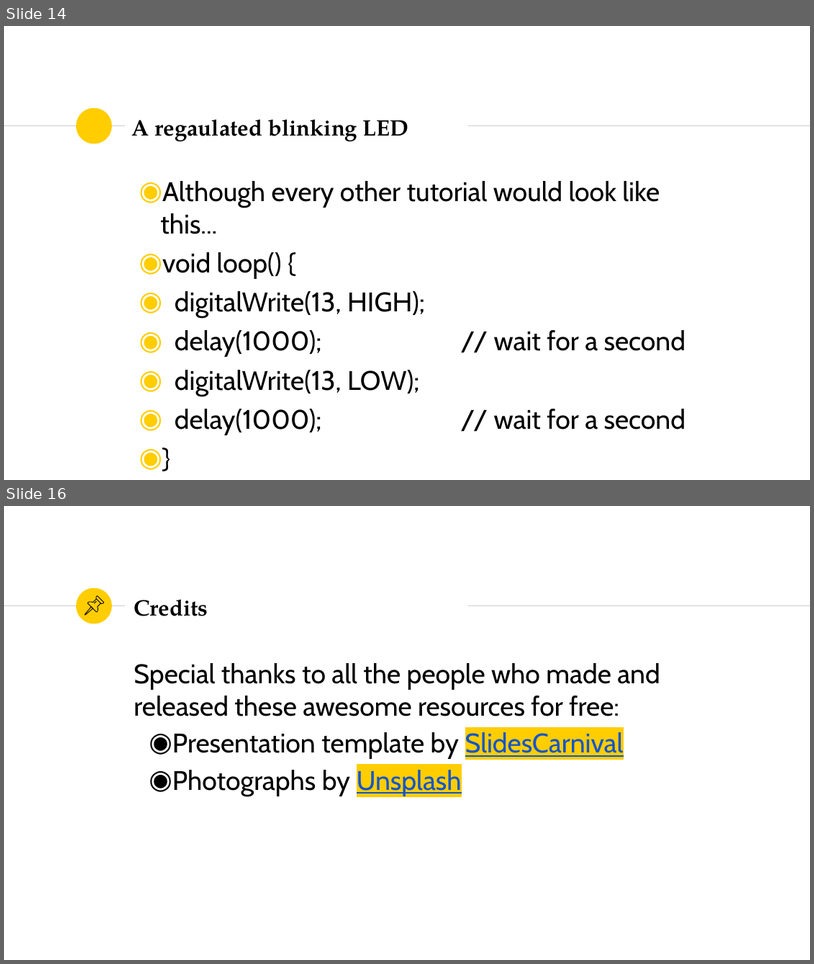
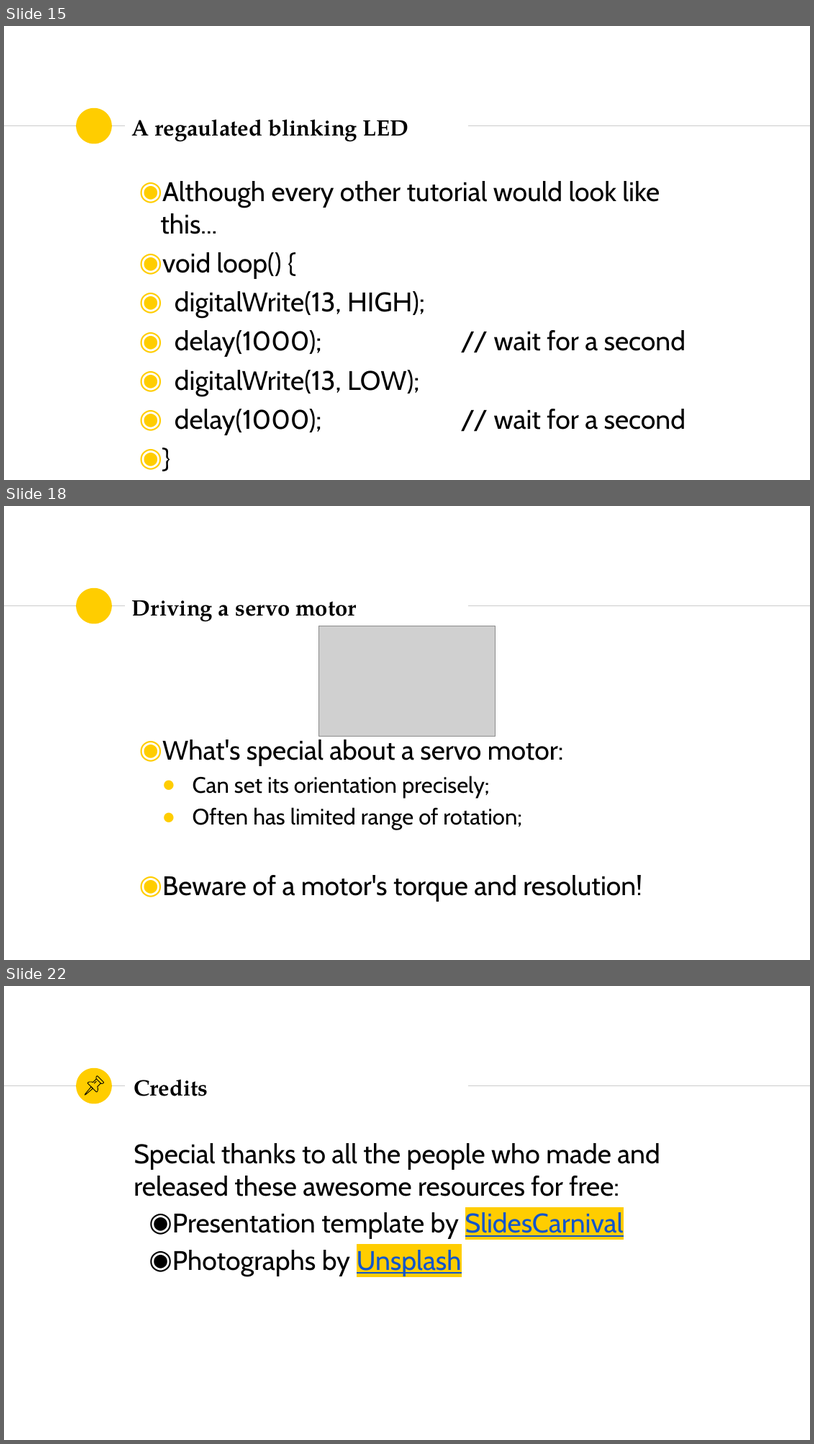
Before and after one commit to SSTIA/arduino-seminar, a slide deck: slides/ArduinoSeminar1.pptx. Shown one above the other, each under a label of ours: slides 14 and 16 before the commit, slides 15, 18 and 22 after it; the slides between them are not shown. The pictures are 814x964 and 814x1444 pixels, drawn with LibreOffice and Linux fonts; fonts in the diff are those of the drawing; grey boxes stand for pictures. Boxes give left, top, right and bottom in pixels: in the first picture for what was removed or moved away, otherwise in the second. Text is boxed around its words. In the diff, an @@ line names an element or a change of style, - is before the commit and + after.

```diff
--- a/slides/ArduinoSeminar1.pptx
+++ b/slides/ArduinoSeminar1.pptx
@@ slide 18 added at <box>4,506,810,960</box>, background #FFFFFF; not listed: 3 template elements that a slide beside it also shows @@
@@ title added at <box>132,600,356,622</box>, 26.6 pt, text #000000, bold @@
+Driving a servo motor
@@ picture added at <box>319,626,496,736</box> @@
@@ text added at <box>162,739,643,901</box>, 32 pt, text #000000 @@
+◉ What's special about a servo motor:
+    ● Can set its orientation precisely;
+    ● Often has limited range of rotation;
+◉ Beware of a motor's torque and resolution!
@@ what was slide 14 is now slide 15 @@
@@ what was slide 16 is now slide 22 @@
```
Also in this commit, not shown: 1 slide changed, 5 other slides added, 1 other file.
